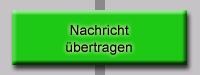
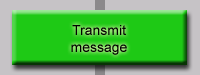
Layer changes from the first 200 x 75 image to the second:
renamed "Nachricht übertragen" to "Transmit message", painted on it over [66, 25, 132, 55]
